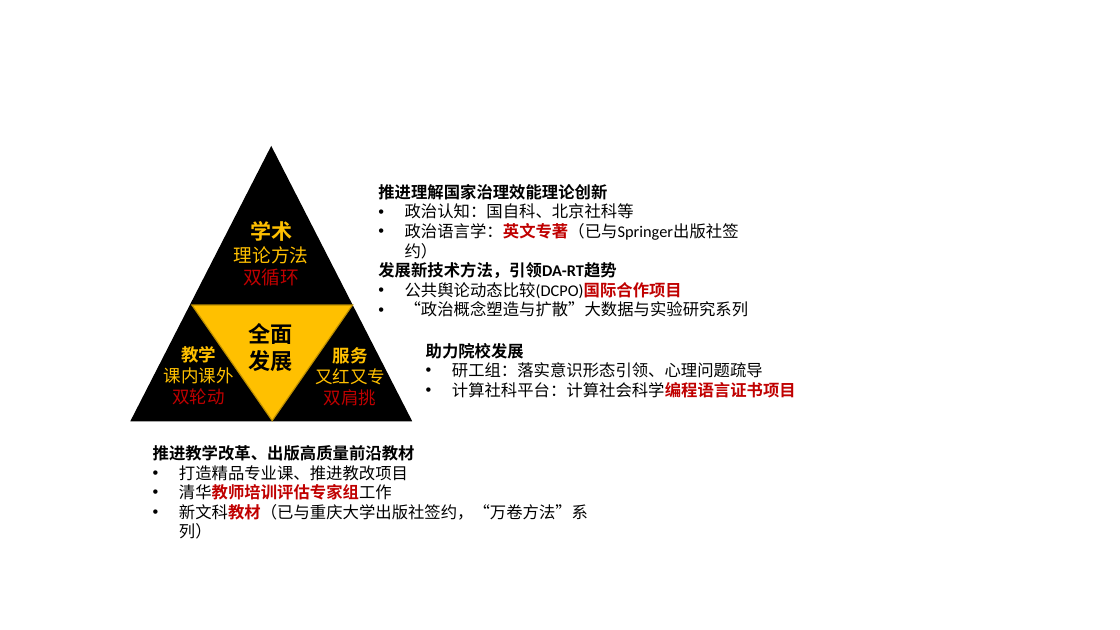
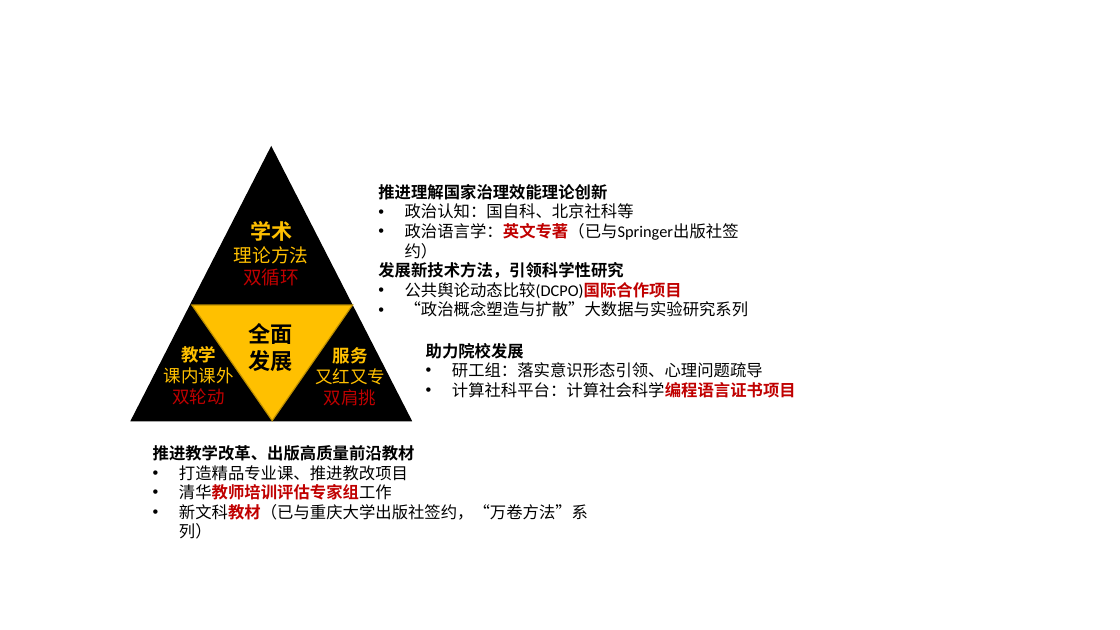
Before and after one commit to sammo3182/slides_gh, a slide deck: slide 2 of slides/report/newStar/images/future.pptx. Drawn at 1120x630 pixels with LibreOffice and Linux fonts; fonts in the diff are those of the drawing. Boxes give left, top, right and bottom in pixels: in the first picture for what was removed or moved away, otherwise in the second. Text is boxed around its words. In the diff, an @@ line names an element or a change of style, - is before the commit and + after.

```diff
--- a/slides/report/newStar/images/future.pptx
+++ b/slides/report/newStar/images/future.pptx
@@ text at <box>378,262,623,278</box>: text changed @@
-发展新技术方法，引领DA-RT趋势
+发展新技术方法，引领科学性研究
```
Also in this commit, not shown: 3 other files.
